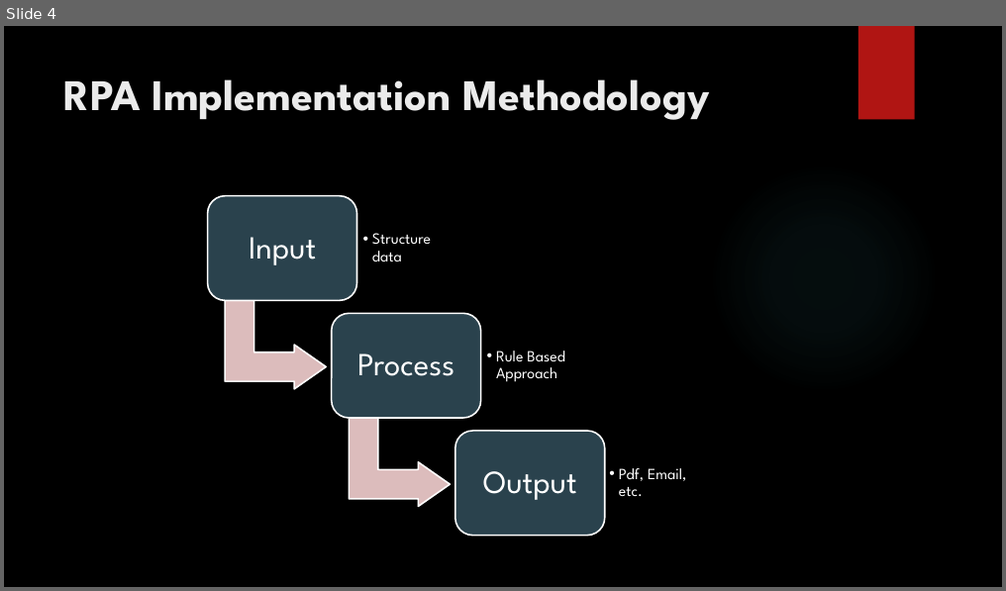
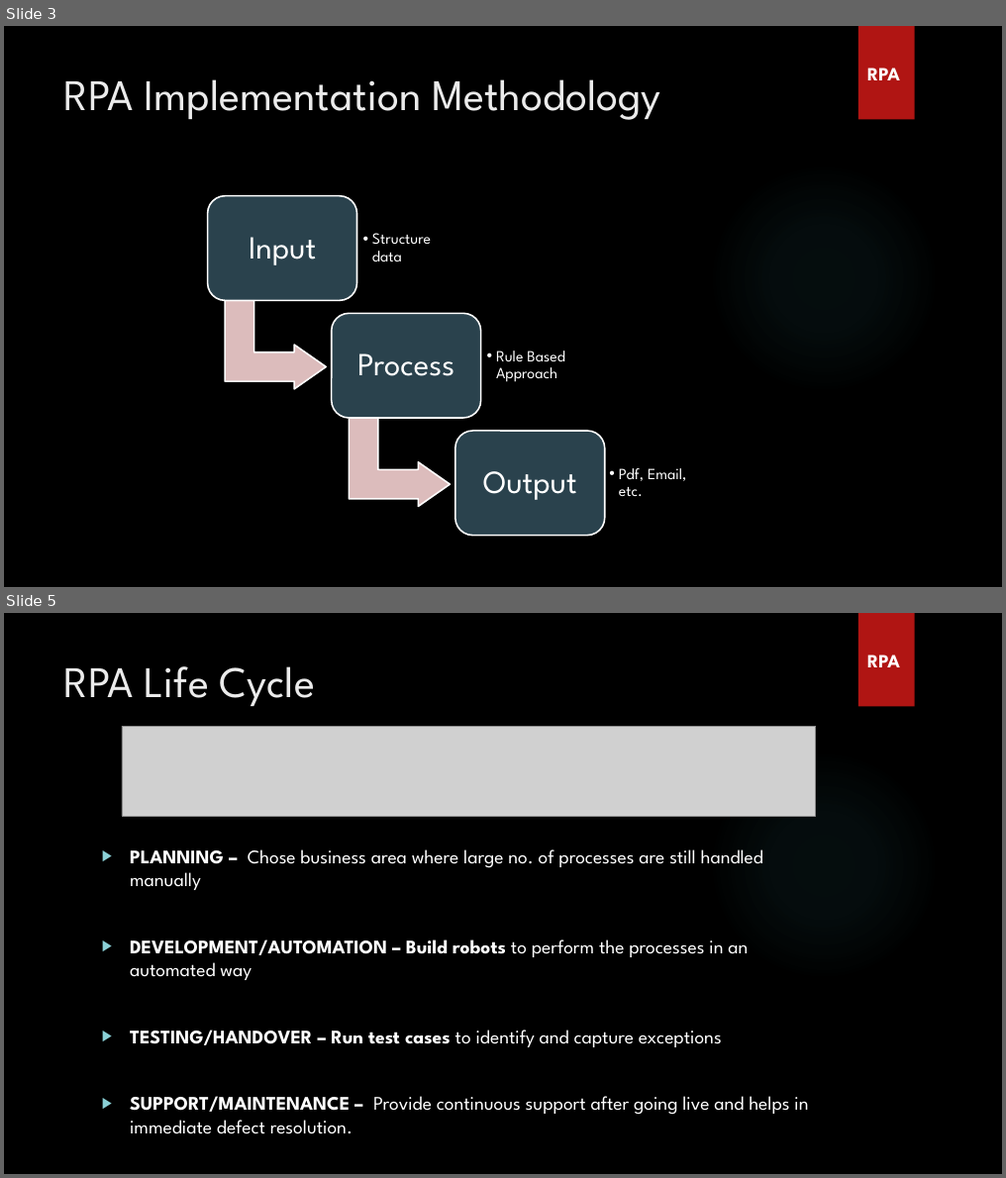
Before and after one commit to arunpandianm/RPA_Webinar, a slide deck: Robotic Process Automation.pptx. Shown one above the other, each under a label of ours: slide 4 before the commit, slides 3 and 5 after it; the slides between them are not shown. The pictures are 1006x591 and 1006x1178 pixels, drawn with LibreOffice and Linux fonts; fonts in the diff are those of the drawing; grey boxes stand for pictures; background and template pictures are left out. Boxes give left, top, right and bottom in pixels: in the first picture for what was removed or moved away, otherwise in the second. Text is boxed around its words. In the diff, an @@ line names an element or a change of style, - is before the commit and + after.

```diff
--- a/Robotic Process Automation.pptx
+++ b/Robotic Process Automation.pptx
@@ slide 5 added at <box>4,613,1002,1174</box>, background picture (left out); not listed: 2 template elements that a slide beside it also shows @@
@@ title added at <box>64,666,315,706</box>, 42 pt, text #EBEBEB @@
+RPA Life Cycle
@@ text added at <box>867,655,900,667</box>, 18 pt, text #FFFFFF, bold @@
+RPA
@@ picture added at <box>122,726,816,816</box> @@
@@ text added at <box>130,850,808,1135</box>, 18.5 pt, text #FFFFFF @@
+▶ PLANNING – Chose business area where large no. of processes are still handled manually
+▶ DEVELOPMENT/AUTOMATION – Build robots to perform the processes in an automated way
+▶ TESTING/HANDOVER – Run test cases to identify and capture exceptions
+▶ SUPPORT/MAINTENANCE – Provide continuous support after going live and helps in immediate defect resolution.
@@ what was slide 4 is now slide 3 @@
@@ slide 3 changed as well @@
@@ title "RPA Implementation Methodology" at <box>64,79,661,120</box>: bold off @@
@@ text added at <box>867,68,900,80</box>, 18 pt, text #FFFFFF, bold @@
+RPA
```
Also in this commit, not shown: 6 other slides changed, 5 other slides added, 4 slides removed.
